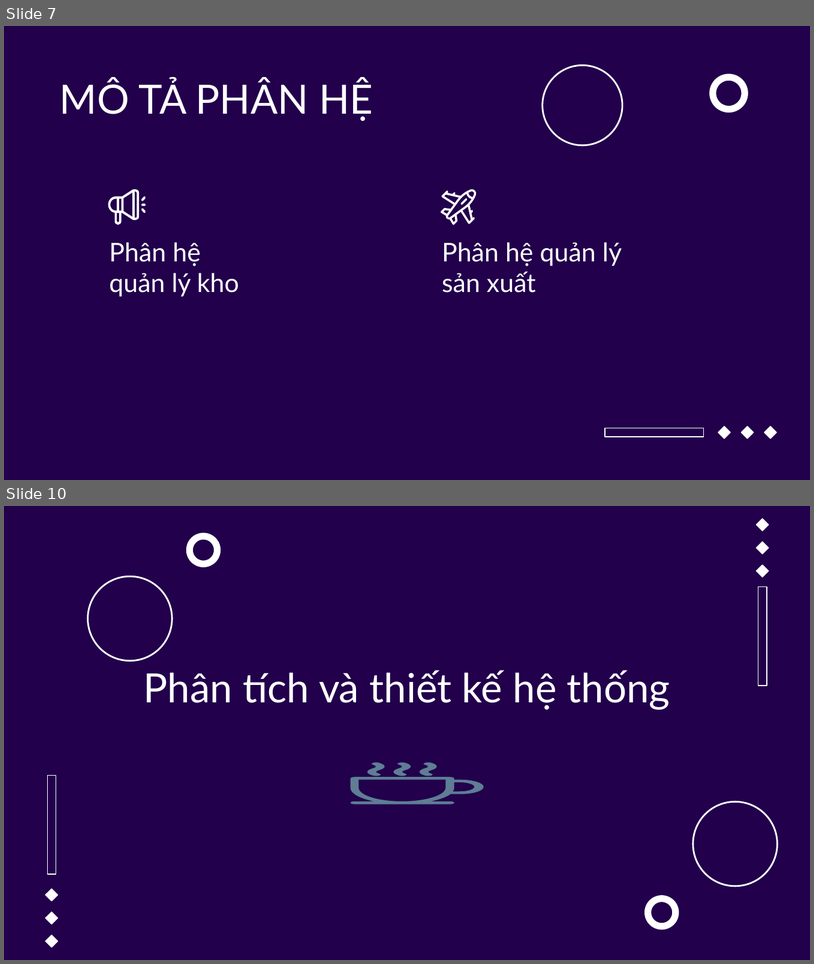
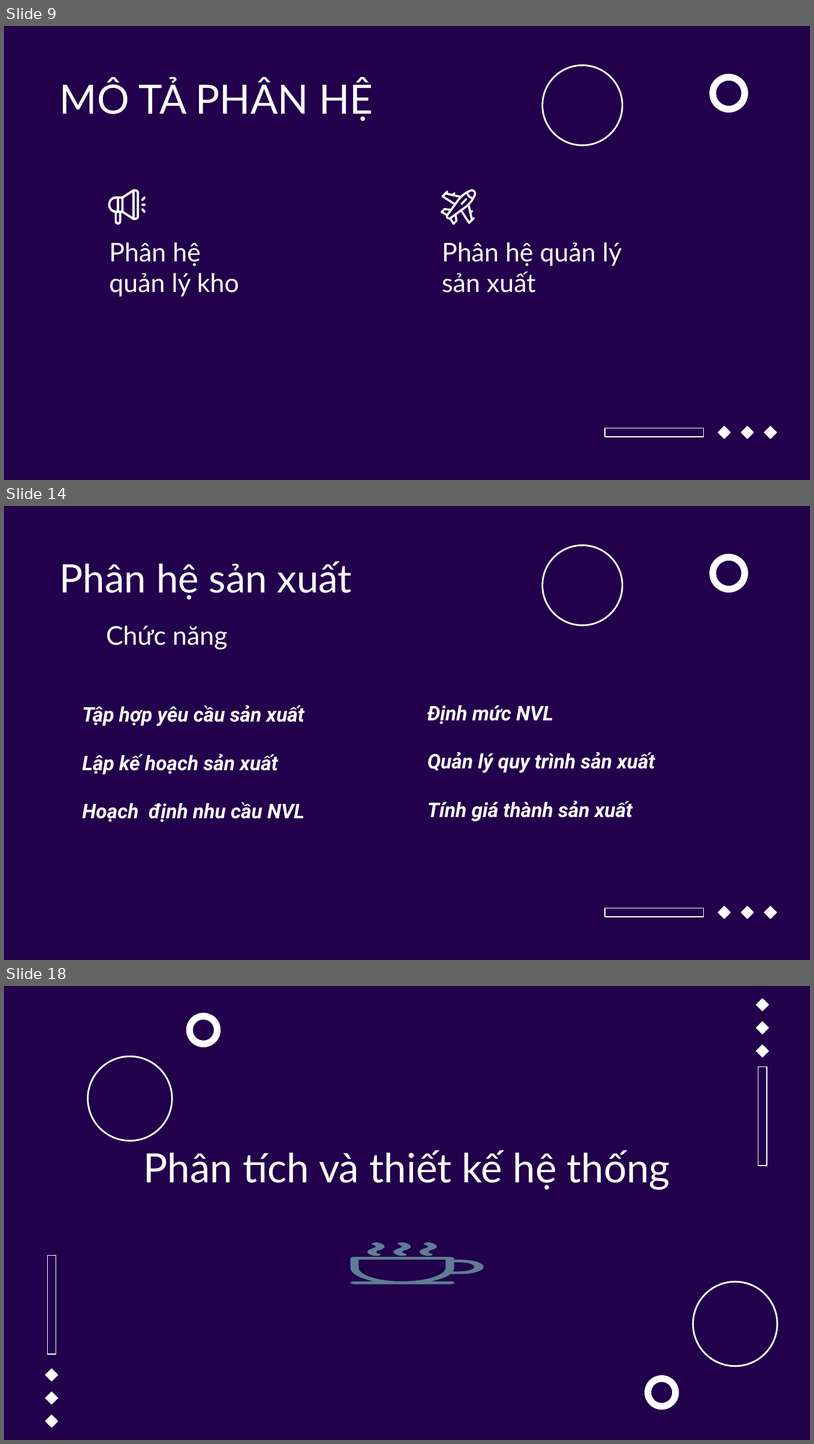
Before and after one commit to manhph81/ERP, a slide deck: 9_ERP.pptx. Shown one above the other, each under a label of ours: slides 7 and 10 before the commit, slides 9, 14 and 18 after it; the slides between them are not shown. The pictures are 814x964 and 814x1444 pixels, drawn with LibreOffice and Linux fonts; fonts in the diff are those of the drawing; background and template pictures are left out. Boxes give left, top, right and bottom in pixels: in the first picture for what was removed or moved away, otherwise in the second. Text is boxed around its words. In the diff, an @@ line names an element or a change of style, - is before the commit and + after.

```diff
--- a/9_ERP.pptx
+++ b/9_ERP.pptx
@@ slide 14 added at [4, 506, 810, 960], background #22004C; not listed: 6 template elements that a slide beside it also shows @@
@@ title added at [60, 561, 352, 600], 35 pt, text #FFFFFF @@
+Phân hệ sản xuất
@@ subtitle added at [106, 625, 228, 649], 23 pt, text #FFFFFF @@
+Chức năng
@@ subtitle added at [82, 705, 305, 822], 18 pt, text #FFFFFF, bold, italic @@
+Tập hợp yêu cầu sản xuất
+Lập kế hoạch sản xuất
+Hoạch định nhu cầu NVL
@@ subtitle added at [428, 705, 655, 821], 18 pt, text #FFFFFF, bold, italic @@
+Định mức NVL
+Quản lý quy trình sản xuất
+Tính giá thành sản xuất
@@ what was slide 7 is now slide 9 @@
@@ what was slide 10 is now slide 18 @@
```
Also in this commit, not shown: 4 slides changed, 18 other slides added, 3 slides removed, 1 other file.
